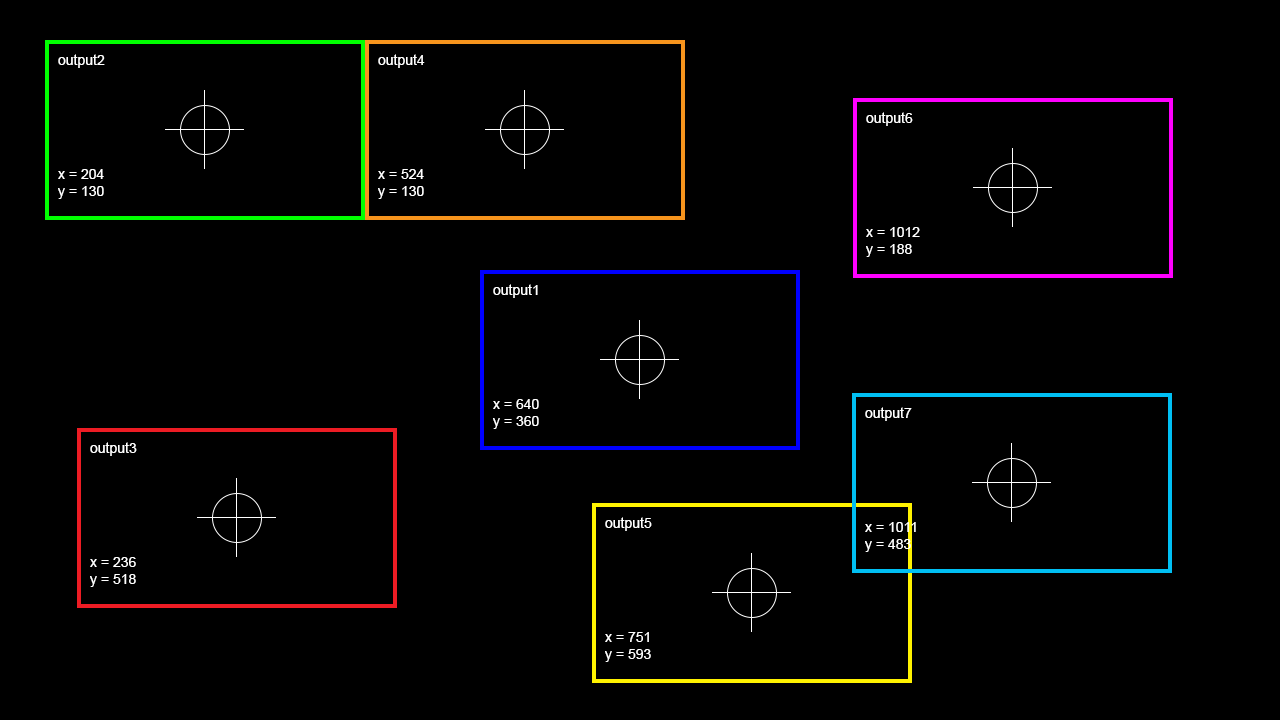
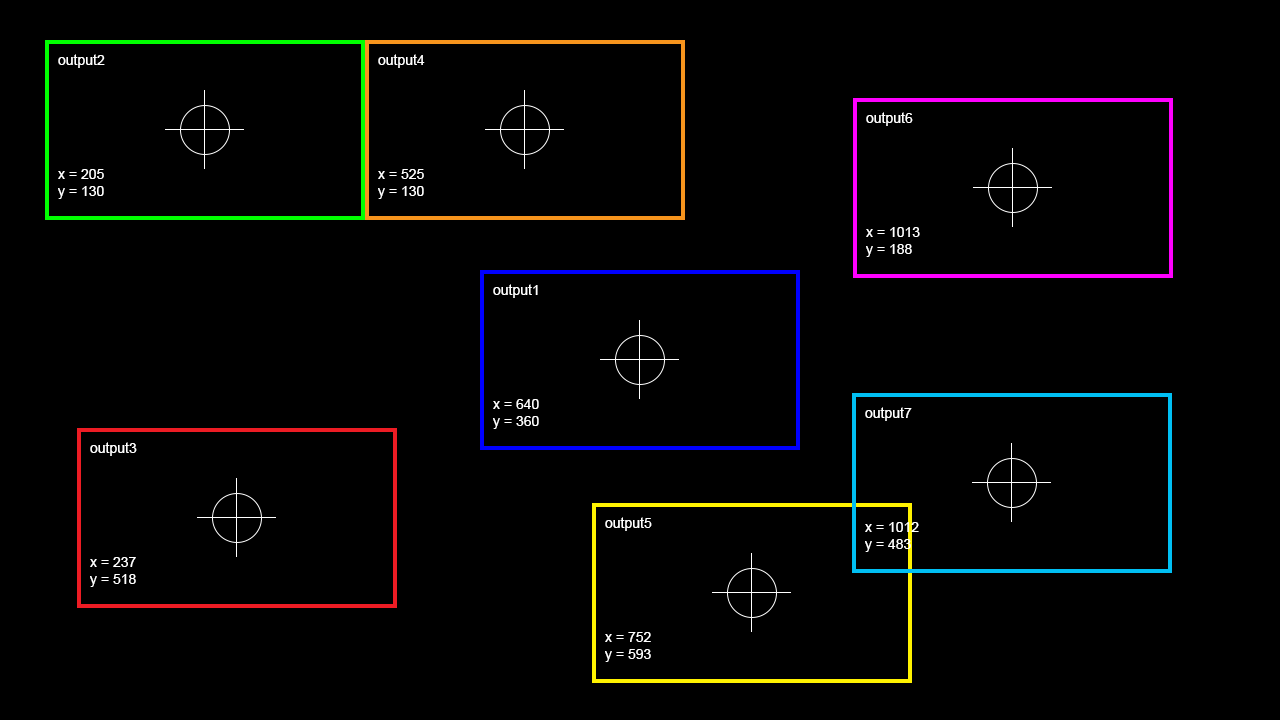
Two versions of the same layered image (1280 x 720). Layer-by-layer changes:
renamed "x = 1011 y = 483" to "x = 1012 y = 483", painted on it over 911, 522, 919, 532
renamed "x = 1012 y = 188" to "x = 1013 y = 188", painted on it over 912, 227, 920, 237
renamed "x = 751 y = 593" to "x = 752 y = 593", painted on it over 643, 632, 651, 642
renamed "x = 524 y = 130" to "x = 525 y = 130", painted on it over 416, 169, 424, 179
renamed "x = 236 y = 518" to "x = 237 y = 518", painted on it over 129, 557, 136, 567
renamed "x = 204 y = 130" to "x = 205 y = 130", painted on it over 96, 169, 104, 179
